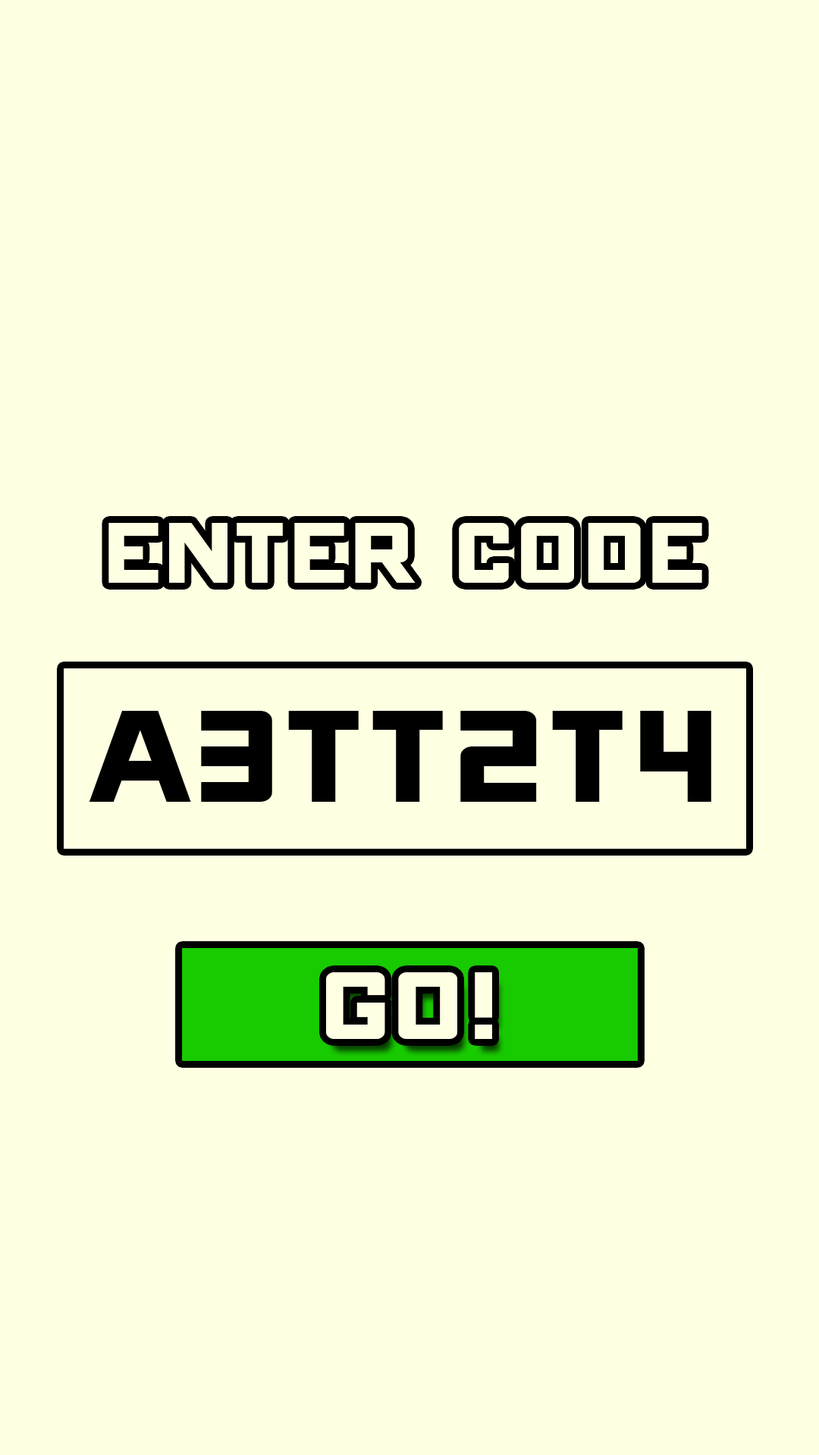
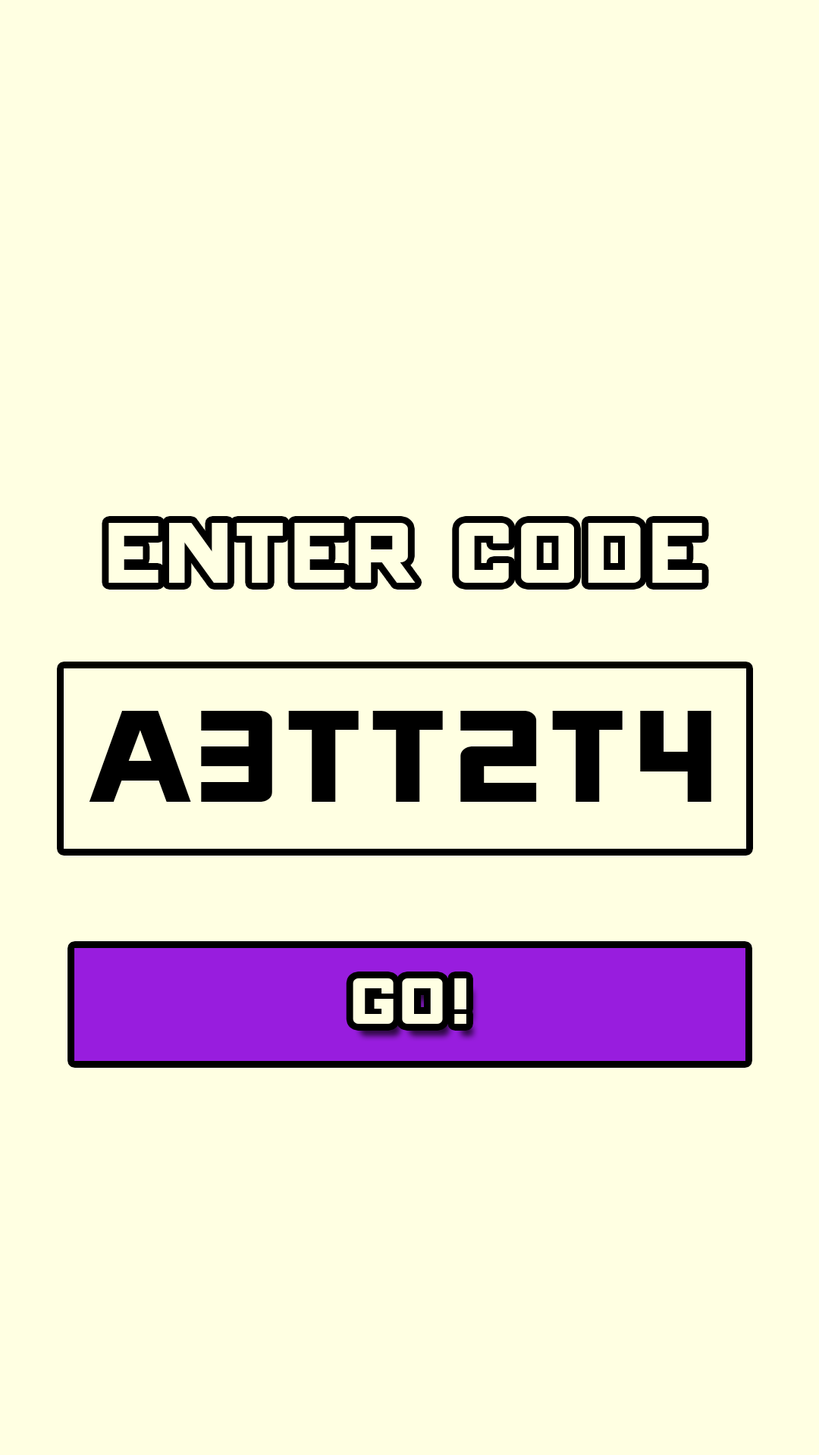
Revision of a layered 819×1455 image; what changed, layer by layer:
painted on "Go!" over [325, 972, 492, 1040]
painted on "button2 copy" over [74, 948, 746, 1062]
